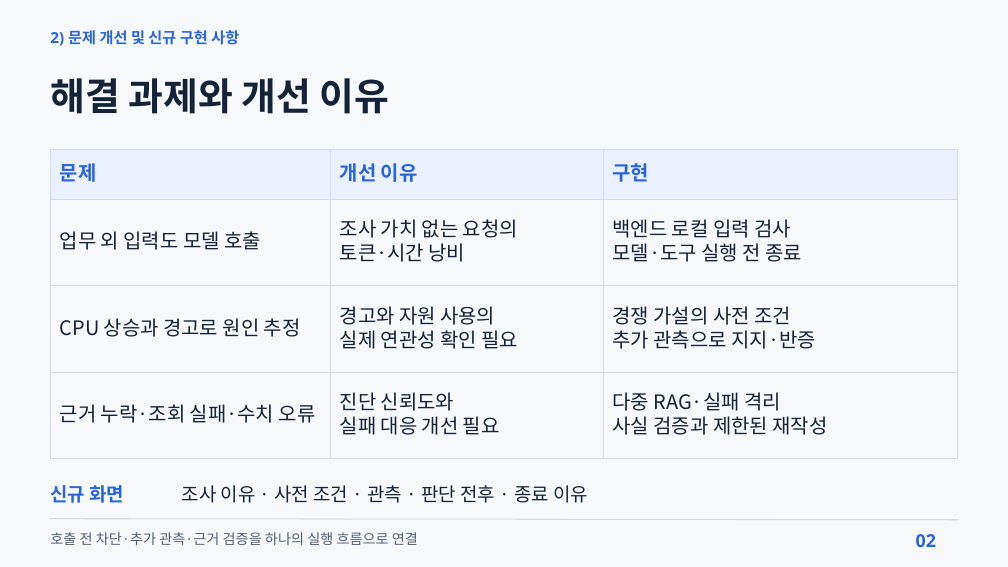
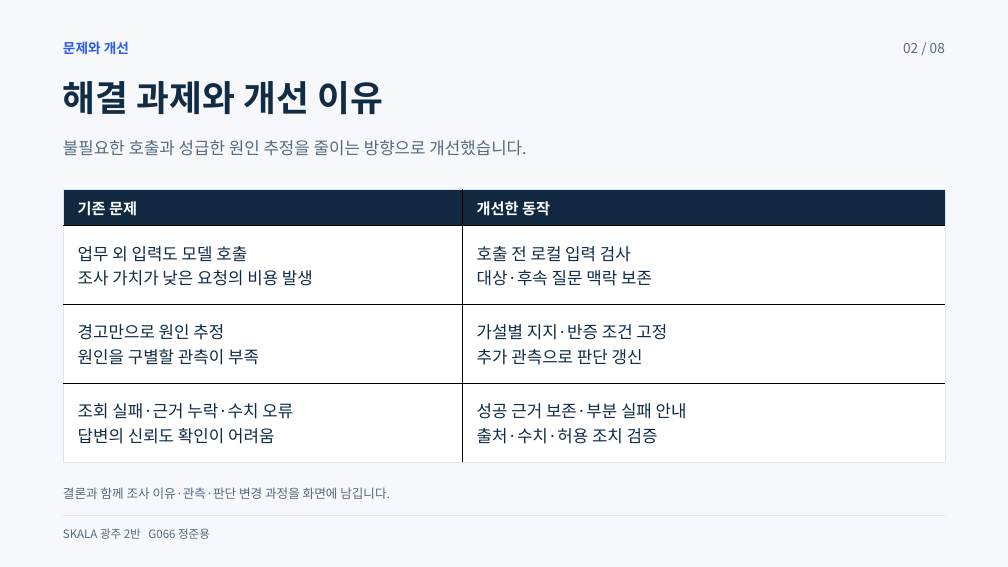
Before and after one commit to beshurl/skala-ai-mini-project, a slide deck: slide 2 of doc/presentation/운영진단_에이전트_5분발표.pptx. Drawn at 1008x567 pixels with LibreOffice and Linux fonts; fonts in the diff are those of the drawing. Boxes give left, top, right and bottom in pixels: in the first picture for what was removed or moved away, otherwise in the second. Text is boxed around its words. In the diff, an @@ line names an element or a change of style, - is before the commit and + after.

Commit message:
docs: redesign presentation spacing and evidence layouts

```diff
--- a/doc/presentation/운영진단_에이전트_5분발표.pptx
+++ b/doc/presentation/운영진단_에이전트_5분발표.pptx
@@ background #F7F8FA to #F7F8FC @@
@@ text at (63,41,129,55): text changed; size 21.8 to 19.5 pt; text colour #2864DC to #2B5BEB @@
-2) 문제 개선 및 신규 구현 사항
+문제와 개선
@@ text at (903,43,945,53): text changed; size 25.5 to 19.5 pt; font Noto Sans to Noto Sans CJK KR; text colour #2864DC to #566A80; bold off @@
-02
+02 / 08
@@ text "해결 과제와 개선 이유": place and size @@
-text "해결 과제와 개선 이유" at (50,78,390,114)
+text "해결 과제와 개선 이유" at (63,81,383,115)
@@ text "해결 과제와 개선 이유" at (63,81,383,115): size 54 to 51 pt, text colour #142338 to #122C46; line spacing 64.8pt to 1 @@
@@ text added at (63,140,526,156), 24 pt, text #566A80 @@
+불필요한 호출과 성급한 원인 추정을 줄이는 방향으로 개선했습니다.
@@ table at (63,189,945,462) @@
-column 1: 문제 | 업무 외 입력도 모델 호출 | CPU 상승과 경고로 원인 추정 | 근거 누락·조회 실패·수치 오류
-column 2: 개선 이유 | 조사 가치 없는 요청의 / 토큰·시간 낭비 | 경고와 자원 사용의 / 실제 연관성 확인 필요 | 진단 신뢰도와 / 실패 대응 개선 필요
-column 3: 구현 | 백엔드 로컬 입력 검사 / 모델·도구 실행 전 종료 | 경쟁 가설의 사전 조건 / 추가 관측으로 지지·반증 | 다중 RAG·실패 격리 / 사실 검증과 제한된 재작성
+column 1: 기존 문제 | 업무 외 입력도 모델 호출 / 조사 가치가 낮은 요청의 비용 발생 | 경고만으로 원인 추정 / 원인을 구별할 관측이 부족 | 조회 실패·근거 누락·수치 오류 / 답변의 신뢰도 확인이 어려움
+column 2: 개선한 동작 | 호출 전 로컬 입력 검사 / 대상·후속 질문 맥락 보존 | 가설별 지지·반증 조건 고정 / 추가 관측으로 판단 갱신 | 성공 근거 보존·부분 실패 안내 / 출처·수치·허용 조치 검증
@@ table: place and size @@
-table at (50,149,957,459)
+table at (63,189,945,462)
@@ text removed at (50,485,124,503) @@
-신규 화면
@@ text at (63,487,390,499): text changed; size 20.2 to 18 pt; text colour #526176 to #566A80 @@
-호출 전 차단·추가 관측·근거 검증을 하나의 실행 흐름으로 연결
+결론과 함께 조사 이유·관측·판단 변경 과정을 화면에 남깁니다.
@@ text removed at (182,485,588,503) @@
-조사 이유 · 사전 조건 · 관측 · 판단 전후 · 종료 이유
@@ line moved from (50, 519) - (958, 520) to (63, 516) - (945, 516) @@
@@ line (63, 516) - (945, 516): stroke #D2DBE6 1.5 pt to #DDE5EE 2.25 pt @@
@@ text added at (63,528,210,539), 16.5 pt, text #566A80 @@
+SKALA 광주 2반 G066 정준용
```
Also in this commit, not shown: 6 other slides changed, 1 slide added, 1 slide removed, 4 other files.
